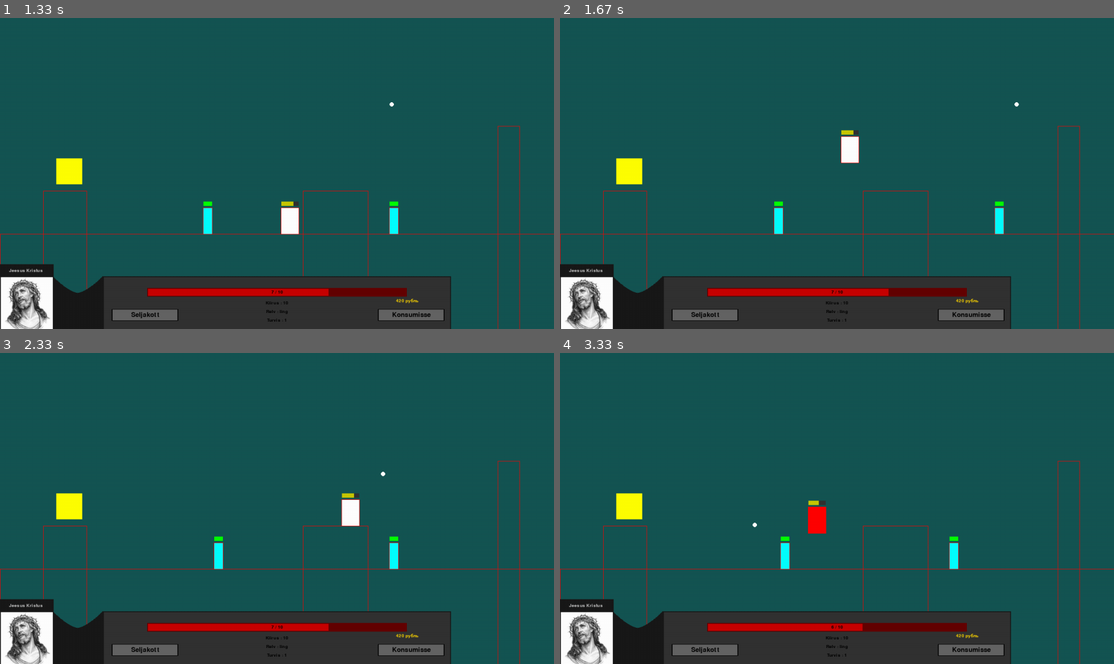
Above: before the commit, frames 1-4 (two rows, left to right).
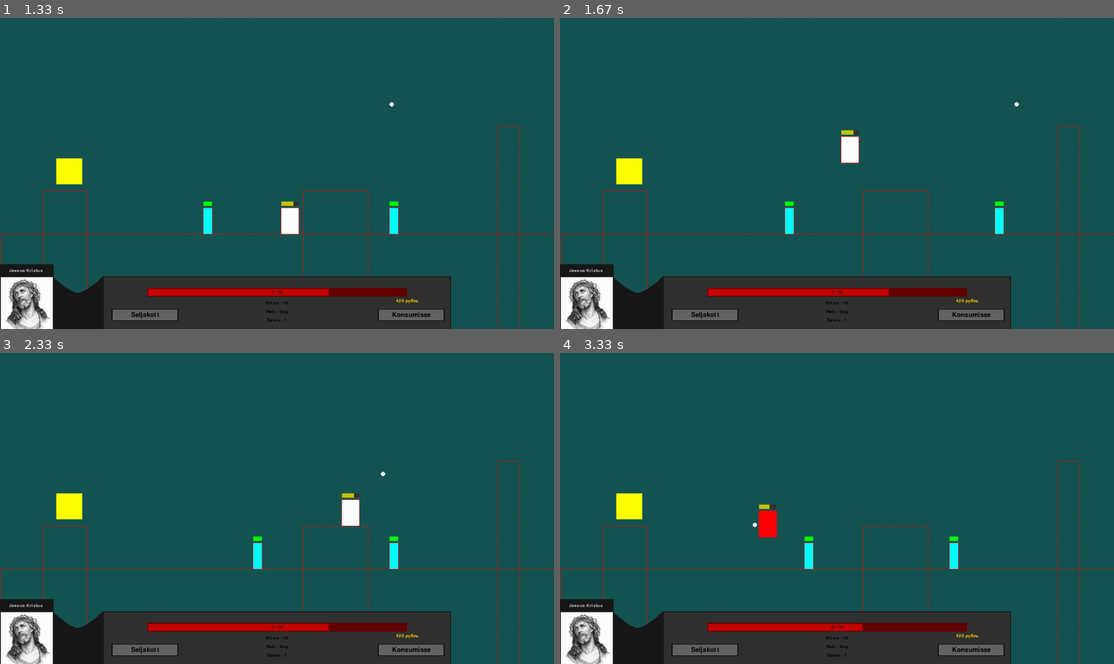
Above: after the commit, the same moments.

Repository: KarupoegPuhh/2020-projekt
Game: pygame game, started from MAIN.py
Same seed, same stepped clock (60 frames per second), same inputs: the game is played once before the commit and once after it.
Inputs:
- Up to frame 1 (1.33 s): click "Minek!" at 0.38 s; tap Space at 0.67, 1.07 s; hold D from 1 s (still down)
- Up to frame 2 (1.67 s): tap Space at 1.37, 1.57 s; release D at 1.47 s; hold W from 1.5 s (still down)
- Up to frame 3 (2.33 s): release W at 1.8 s; hold D 1.83-2.3 s; tap Space at 1.9, 2.2 s
- Up to frame 4 (3.33 s): hold A 2.33-2.87 s; tap Space at 2.4, 2.7, 2.97, 3.27 s; hold A 2.9-3.3 s

Frame 1 is identical in both runs. In frame 2, 0.4% of the frame differs, in the area x 38-43%, y 58-70%; in frame 3, 0.4%; in frame 4, 1.0%, in the area x 35-49%, y 47-70%.

Commit message:
Jälitav vastane jälitab ka siis kui sa hüppad temast üle

Diff:
--- a/vastased.py
+++ b/vastased.py
@@ -31,12 +31,12 @@
     def move(self, dt, Tom):
         if self.jälitaja:
             #märkab tomi
-            if abs(self.x+self.laius/2) - abs(Tom.x+Tom.laius/2) < self.nägemiskaugus and self.y == Tom.y and not self.tagane:
+            if abs((self.x+self.laius/2) - (Tom.x+Tom.laius/2)) < self.nägemiskaugus and self.y == Tom.y and not self.tagane:
                 self.jälitab = True
                 self.tagane = False
             if self.jälitab:
                 #lõpetab jälitamise
-                if not abs(self.x+self.laius/2) - abs(Tom.x+Tom.laius/2) < self.nägemiskaugus or self.y and self.y != Tom.y: #and self.seisab:
+                if abs((self.x+self.laius/2) - (Tom.x+Tom.laius/2)) >= self.nägemiskaugus or self.y != Tom.y and not Tom.jump: #and self.seisab:
                     self.jälitab = False
                     self.oota = 30*5
             #jälitab
